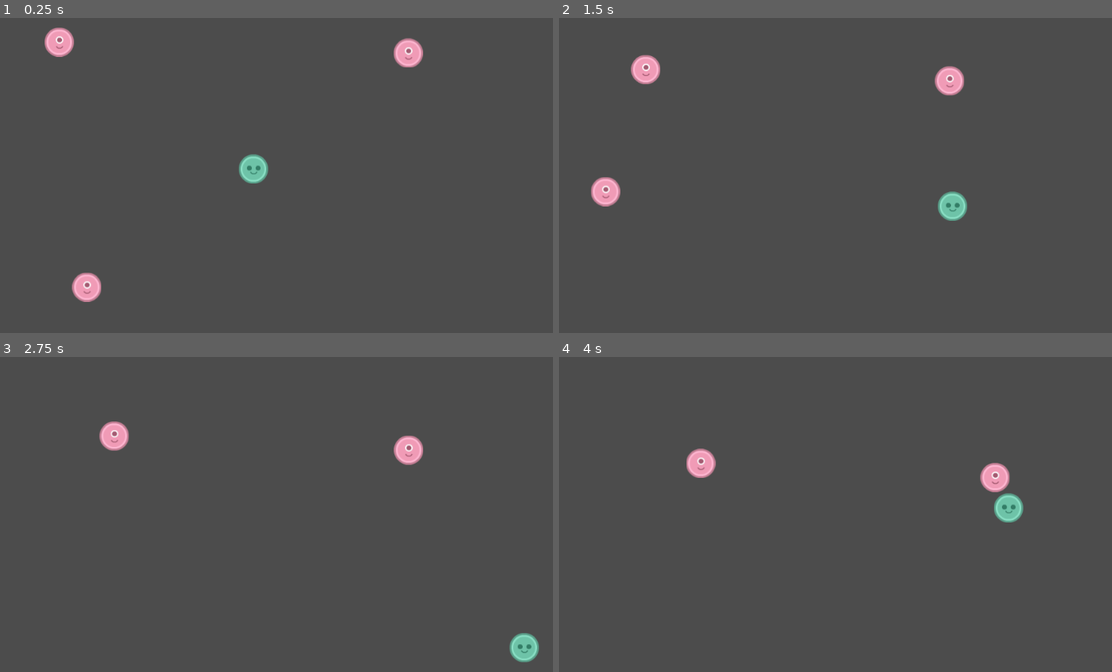
Above: before the commit, frames 1-4 (two rows, left to right).
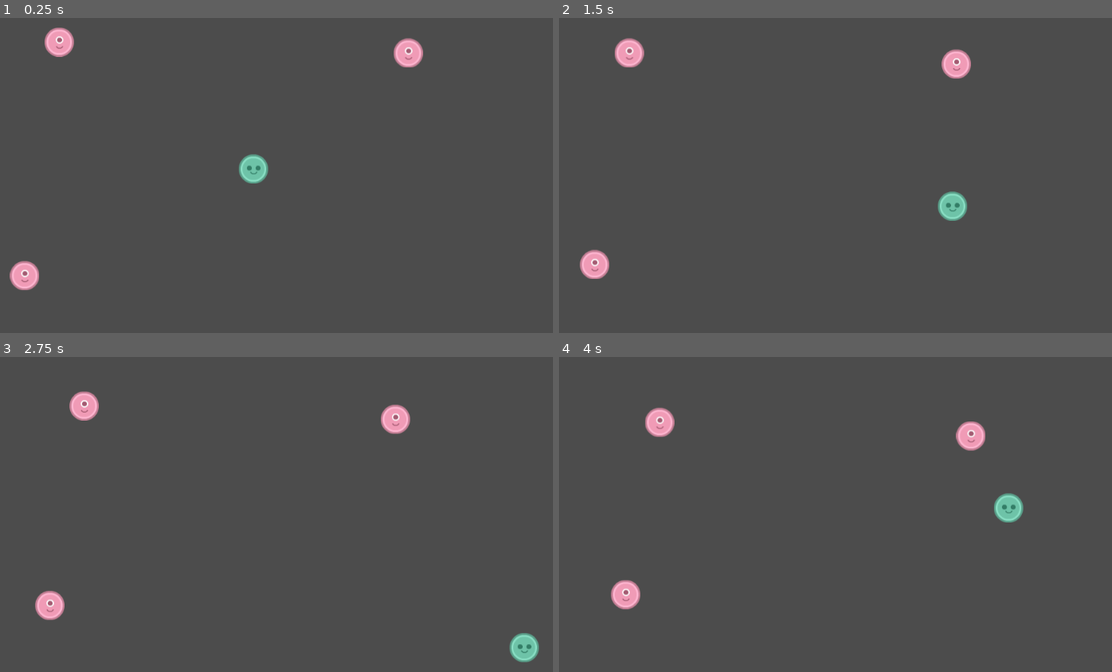
Above: after the commit, the same moments.

Repository: VitorCazella/Game_Dev
Game: Godot game, scene res://World.tscn
The game is run twice, just before and just after one commit, with the same random seed, the same clock (stepped at 60 frames per second) and the same inputs.
Inputs:
- Up to frame 1 (0.25 s): no input
- Up to frame 2 (1.5 s): hold D (move_right) 0.53-1.28 s; tap F (f, bound only after the commit) at 0.6, 1.35 s; hold S (move_down) from 1.28 s (still down)
- Up to frame 3 (2.75 s): release S (move_down) at 2.03 s; hold D (move_right) from 2.03 s (still down); tap F (f, bound only after the commit) at 2.1 s
- Up to frame 4 (4 s): release D (move_right) at 2.78 s; hold W (move_up) 2.78-3.53 s; tap F (f, bound only after the commit) at 2.85, 3.6 s; hold A (move_left) from 3.53 s (still down)

The runs differ from the first frame. In frame 1, 0.8% of the frame differs, in the area x 1-19%, y 77-91%; in frame 2, 2.2%, in the area x 3-75%, y 6-83%; in frame 3, 2.0%; in frame 4, 2.0%.

Commit message:
bind key to follow command

Diff:
--- a/ChaserBase/Enemy.gd
+++ b/ChaserBase/Enemy.gd
@@ -3,12 +3,39 @@
 var velocity = Vector2()
 var speed = 50
 
-onready var player = get_parent().get_node("Player") # a reference to the player so we can move relative to them
+var follow = true
+
+var player
 
 func _ready():
 	add_to_group("enemies") # add this Node to the enemies group
 
 func _process(delta):
+	print($".".name +": " + String(position.distance_to(player.position) - 44)) #distance between enemy and player minus 44 which is the diameter of the enemy
+	pass
+
+func _physics_process(delta):
+	if player == null: # if we can't find a player, we can't chase them
+		#print("no player found")
+		pass
+	else:
+		if follow:
+			follow()
+		else:
+			velocity = Vector2(0,0)
+		velocity = velocity.normalized()
+		move_and_collide(velocity * speed * delta)
+
+func set_player(p):
+	player = p
+
+func get_follow():
+	return follow
+
+func set_follow(option):
+	follow = option
+
+func follow():
 	if player.position.x > position.x:
 		velocity.x += 1
 	if player.position.x < position.x:
@@ -18,15 +45,3 @@
 		velocity.y += 1
 	if player.position.y < position.y:
 		velocity.y -= 1
-
-func _physics_process(delta):
-	if player == null: # if we can't find a player, we can't chase them
-		print("no player found")
-	else:
-		velocity = velocity.normalized()
-		move_and_collide(velocity * speed * delta)
-
-
-
-func set_player(p):
-	player = p
--- a/ChaserBase/Player.gd
+++ b/ChaserBase/Player.gd
@@ -2,9 +2,17 @@
 
 const MOVE_SPEED = 300
 
+onready var enemies = get_tree().get_nodes_in_group("enemies")
+
+var pause = false
+
 func _ready():
 	yield(get_tree(), "idle_frame") # wait for scene tree to load before continuing
 	get_tree().call_group("enemies", "set_player", self) # call set_player method on all Nodes in the "enemies" group
+
+
+func _process(delta):
+	enemies = get_tree().get_nodes_in_group("enemies")
 
 func _physics_process(delta):
 	var move_vec = Vector2()
@@ -20,6 +28,13 @@
 		move_vec.x -= 1
 	if Input.is_action_pressed("move_right"):
 		move_vec.x += 1
+
+	if Input.is_action_just_pressed("f"):
+		if enemies[1].follow:
+			get_tree().call_group("enemies", "set_follow", false)
+		else:
+			get_tree().call_group("enemies", "set_follow", true)
+
 	move_vec = move_vec.normalized()
 	move_and_collide(move_vec * MOVE_SPEED * delta)
 
--- a/ChaserBase/World.tscn
+++ b/ChaserBase/World.tscn
@@ -6,13 +6,16 @@
 
 [sub_resource type="Curve2D" id=1]
 _data = {
-"points": PoolVector2Array( 0, 0, 0, 0, 139, 518, 0, 0, 0, 0, 340, 522, 0, 0, 0, 0, 349, 368, 0, 0, 0, 0, 126, 300, 0, 0, 0, 0, 214, 438, 0, 0, 0, 0, 138, 514, 0, 0, 0, 0, 213, 682, 0, 0, 0, 0, 24, 629, 0, 0, 0, 0, 274, 639, 0, 0, 0, 0, 155, 684, 0, 0, 0, 0, 196, 606, 0, 0, 0, 0, 246, 557, 0, 0, 0, 0, 63, 463, 0, 0, 0, 0, 276, 607, 0, 0, 0, 0, 286, 507, 0, 0, 0, 0, 93, 414, 0, 0, 0, 0, 315, 407, 0, 0, 0, 0, 320, …(159 unchanged characters)…
+"points": PoolVector2Array( 0, 0, 0, 0, 139, 518, 0, 0, 0, 0, 340, 522, 0, 0, 0, 0, 349, 368, 0, 0, 0, 0, 126, 300, 0, 0, 0, 0, 18.2582, 326.513, 0, 0, 0, 0, 138, 514, 0, 0, 0, 0, 213, 682, 0, 0, 0, 0, 24, 629, 0, 0, 0, 0, 274, 639, 0, 0, 0, 0, 481.244, 522.514, 0, 0, 0, 0, 528.919, 591.379, 0, 0, 0, 0, 246, 557, 0, 0, 0, 0, 63, 463, 0, 0, 0, 0, 276, 607, 0, 0, 0, 0, 286, 507, 0, 0, 0, 0, 835.104, 492.849, 0, 0, 0, 0, 315, 407, 0, 0, 0, 0, 320, …(159 unchanged characters)…
 }
 
 [node name="World" type="Node2D"]
 
 [node name="Player" parent="." instance=ExtResource( 1 )]
 position = Vector2( 527.424, 335.734 )
+
+[node name="Enemy1" parent="." instance=ExtResource( 2 )]
+position = Vector2( 151.657, 515.895 )
 
 [node name="Enemy2" parent="." instance=ExtResource( 2 )]
 position = Vector2( 207.202, 122.992 )
@@ -29,6 +32,3 @@
 position = Vector2( 149.002, 518.199 )
 offset = 10.0
 rotate = false
-
-[node name="Enemy1" parent="Path2D/PathFollow2D" instance=ExtResource( 2 )]
-position = Vector2( 0.655441, -0.304138 )
--- a/ChaserBase/project.godot
+++ b/ChaserBase/project.godot
@@ -51,6 +51,11 @@
 "events": [ Object(InputEventKey,"resource_local_to_scene":false,"resource_name":"","device":0,"alt":false,"shift":false,"control":false,"meta":false,"command":false,"pressed":false,"scancode":16777217,"unicode":0,"echo":false,"script":null)
  ]
 }
+f={
+"deadzone": 0.5,
+"events": [ Object(InputEventKey,"resource_local_to_scene":false,"resource_name":"","device":0,"alt":false,"shift":false,"control":false,"meta":false,"command":false,"pressed":false,"scancode":70,"unicode":0,"echo":false,"script":null)
+ ]
+}
 
 [rendering]
 
